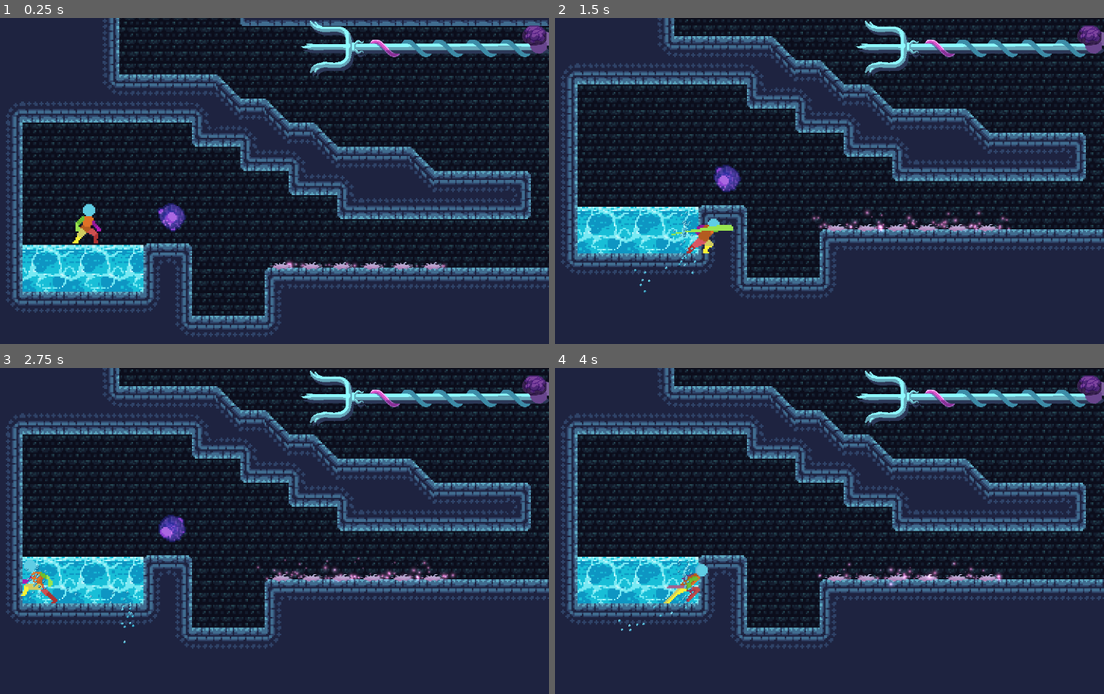
Above: before the commit, frames 1-4 (two rows, left to right).
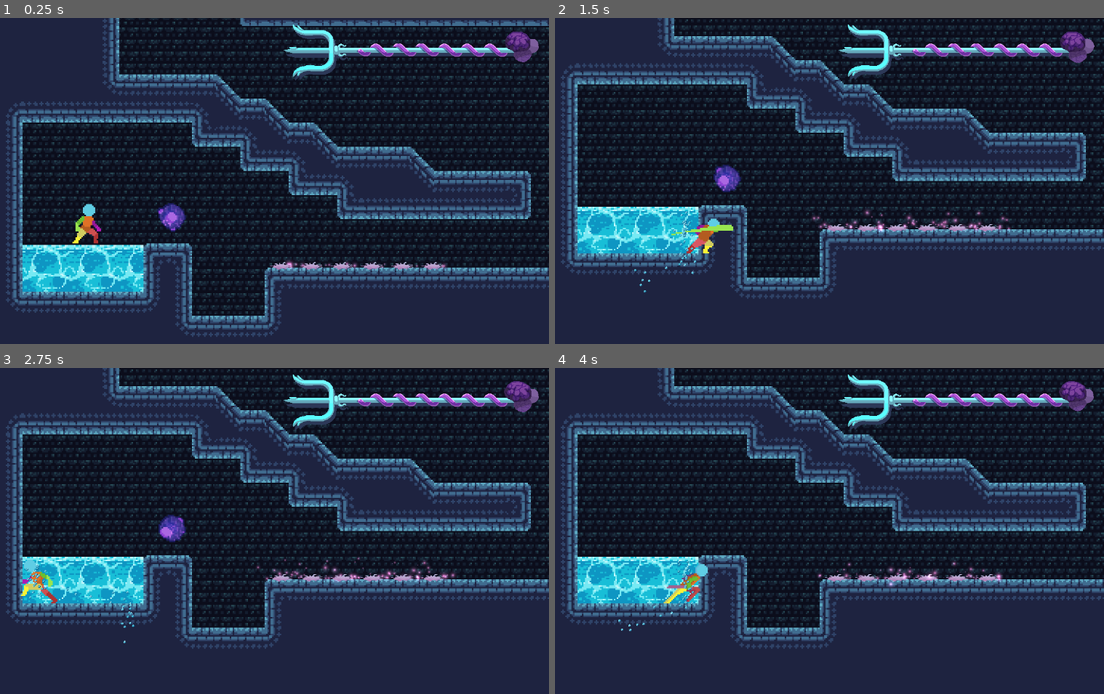
Above: after the commit, the same moments.

Repository: JakeCreatesStuff/Project-Fishtick
Game: Godot game, scene res://Scenes/level_design.tscn
Same seed, same stepped clock (60 frames per second), same inputs: the game is played once before the commit and once after it.
Inputs (mouse positions are in pixels of both pictures, inside the frame that each line leads up to):
- Up to frame 1 (0.25 s): no input
- Up to frame 2 (1.5 s): tap Enter (ui_accept) at 0.5 s; move the mouse to (939, 164) at 0.52 s; hold D (right) from 0.53 s (still down); tap Shift (dash) at 0.6 s; tap Space (jump) at 0.77 s; move the mouse to (697, 197) at 1.27 s; click (697, 197) at 1.35 s
- Up to frame 3 (2.75 s): tap Space (jump) at 1.52 s; move the mouse to (318, 459) at 2.02 s; release D (right) at 2.03 s; hold A (left) from 2.03 s (still down); tap Shift (dash) at 2.1 s
- Up to frame 4 (4 s): move the mouse to (785, 596) at 2.77 s; release A (left) at 2.78 s; hold D (right) from 2.78 s (still down); click (785, 596) at 2.85 s; tap Space (jump) at 3.02, 3.77 s; move the mouse to (988, 579) at 3.52 s; tap Shift (dash) at 3.6 s

The runs differ from the first frame. In frame 1, 3.0% of the frame differs, in the area x 51-100%, y 0-20%; in frame 2, 3.0%, in the area x 51-100%, y 0-19%; in frame 3, 3.0%; in frame 4, 3.0%.

Commit message:
added trident

Diff:
--- a/Test movement/Scenes/level_design.tscn
+++ b/Test movement/Scenes/level_design.tscn
@@ -7,10 +7,9 @@
 [ext_resource type="TileSet" uid="uid://c50l5lks0hfu8" path="res://Resources/level_design.tres" id="2_u7ay0"]
 [ext_resource type="Texture2D" uid="uid://cffspllrb8vii" path="res://art/Water+.png" id="4_eya07"]
 [ext_resource type="Texture2D" uid="uid://0u04pn7vt234" path="res://art/Aquatic_Palace_Tile_Map.png" id="5_26md0"]
-[ext_resource type="Texture2D" uid="uid://cjelpajap8vta" path="res://Assets/Sprites/TridentHp.png" id="5_a7hq1"]
-[ext_resource type="Texture2D" uid="uid://dgs5m2jx3rym" path="res://Assets/Sprites/GrimeBar_2.png" id="6_w4d2c"]
 [ext_resource type="PackedScene" uid="uid://ddos1vn23r3qy" path="res://door.tscn" id="10_st2hu"]
 [ext_resource type="PackedScene" uid="uid://1gfki5bt57i3" path="res://breakable_wall_tall.tscn" id="11_lkhx4"]
+[ext_resource type="PackedScene" uid="uid://bqkkwxliyy4dd" path="res://Scenes/trident.tscn" id="12_24a1p"]
 [ext_resource type="PackedScene" uid="uid://0xcncyan0epy" path="res://corruption.tscn" id="12_kwpgj"]
 [ext_resource type="PackedScene" uid="uid://cqrixou45316r" path="res://projectile.tscn" id="13_cq2w2"]
 
@@ -185,17 +184,6 @@
 tile_map_data = PackedByteArray("AAABACYAAgAFAAcAAAACACYAAgAGAAcAAAADACYAAgAFAAcAAAAEACYAAgAGAAcAAAAFACYAAgAFAAcAAAA=")
 tile_set = ExtResource("2_u7ay0")
 
-[node name="CanvasLayer" type="CanvasLayer" parent="."]
-
-[node name="TridentHp" type="Sprite2D" parent="CanvasLayer"]
-visible = false
-position = Vector2(112, 529)
-texture = ExtResource("5_a7hq1")
-
-[node name="GrimeBar" type="Sprite2D" parent="CanvasLayer"]
-position = Vector2(905, 62)
-texture = ExtResource("6_w4d2c")
-
 [node name="Area2D" parent="." instance=ExtResource("10_st2hu")]
 position = Vector2(77, -992)
 
@@ -222,3 +210,5 @@
 
 [node name="Projectile" parent="." instance=ExtResource("13_cq2w2")]
 position = Vector2(115, 590)
+
+[node name="Trident" parent="." instance=ExtResource("12_24a1p")]
Not shown: 1 places in Test movement/Resources/level_design.tres that only renumber resources
Not shown: 1 places in Test movement/Scenes/level_design.tscn that only renumber resources
